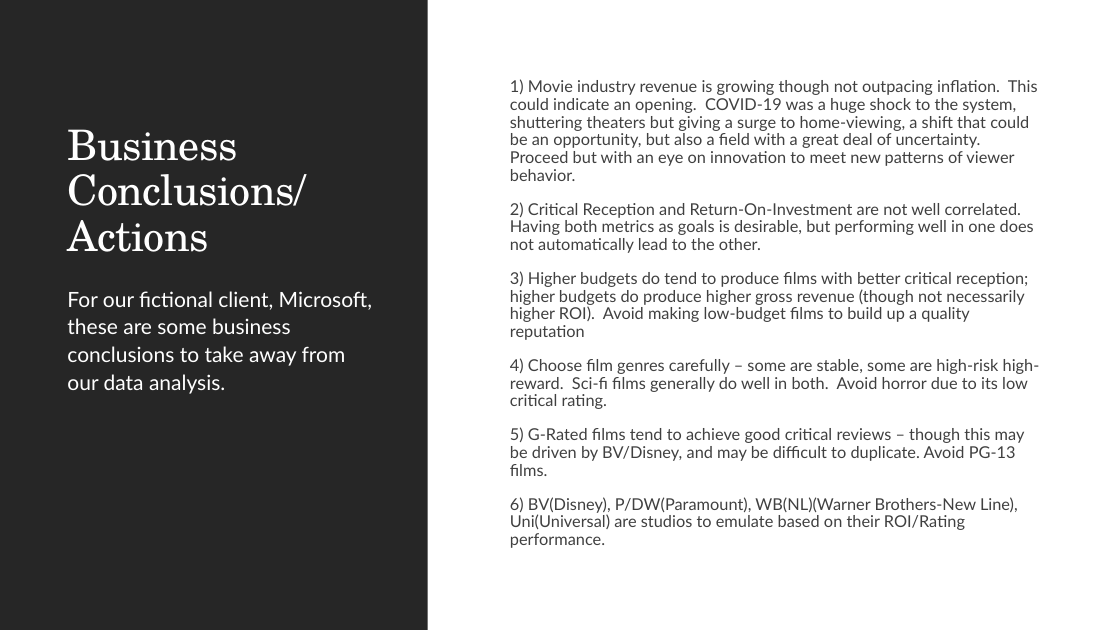
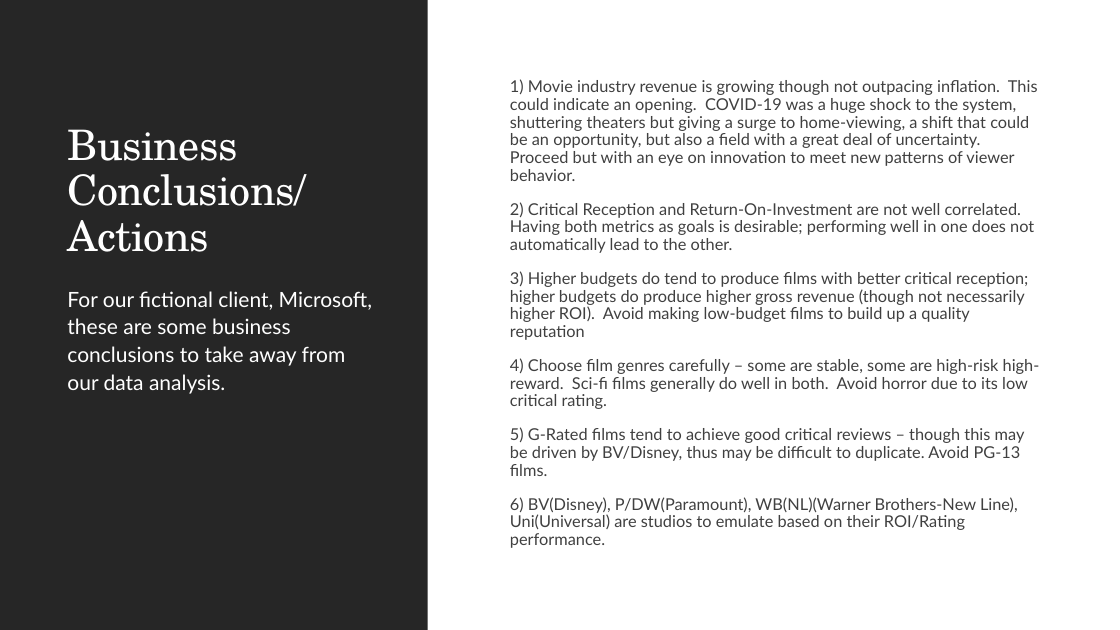
Before and after one commit to ericthansen/dsc-mod-1-project-v2-1-online-ds-sp-000, a slide deck: slide 9 of Movie Studio Feasibility.pptx. Drawn at 1120x630 pixels with LibreOffice and Linux fonts; fonts in the diff are those of the drawing. Boxes give left, top, right and bottom in pixels: in the first picture for what was removed or moved away, otherwise in the second. Text is boxed around its words. In the diff, an @@ line names an element or a change of style, - is before the commit and + after.

```diff
--- a/Movie Studio Feasibility.pptx
+++ b/Movie Studio Feasibility.pptx
@@ text at [510,202,1034,253]: text changed @@
-  2) Critical Reception and Return-On-Investment are not well correlated. Having both metrics as goals is desirable, but performing well in one does not automatically lead to the other.
+  2) Critical Reception and Return-On-Investment are not well correlated. Having both metrics as goals is desirable; performing well in one does not automatically lead to the other.
@@ text at [510,427,1025,476]: text changed @@
-  5) G-Rated films tend to achieve good critical reviews – though this may be driven by BV/Disney, and may be difficult to duplicate. Avoid PG-13 films.
+  5) G-Rated films tend to achieve good critical reviews – though this may be driven by BV/Disney, thus may be difficult to duplicate. Avoid PG-13 films.
```
Also in this commit, not shown: 5 other slides changed, 16 other files.
